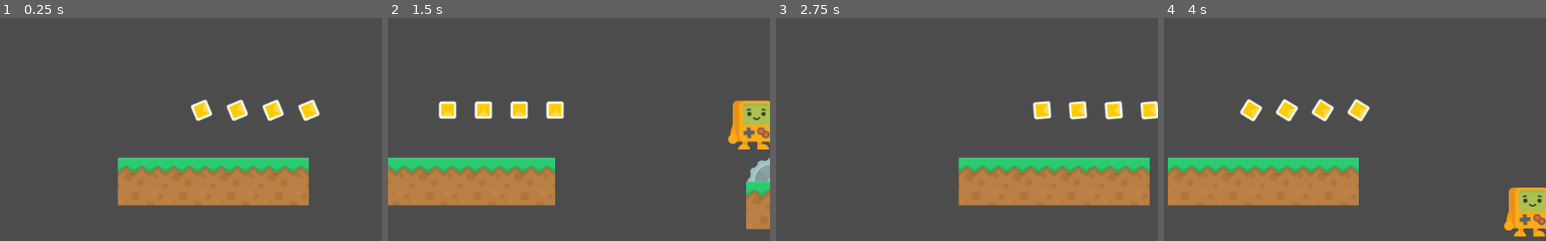
Above: before the commit, frames 1-4 (left to right).
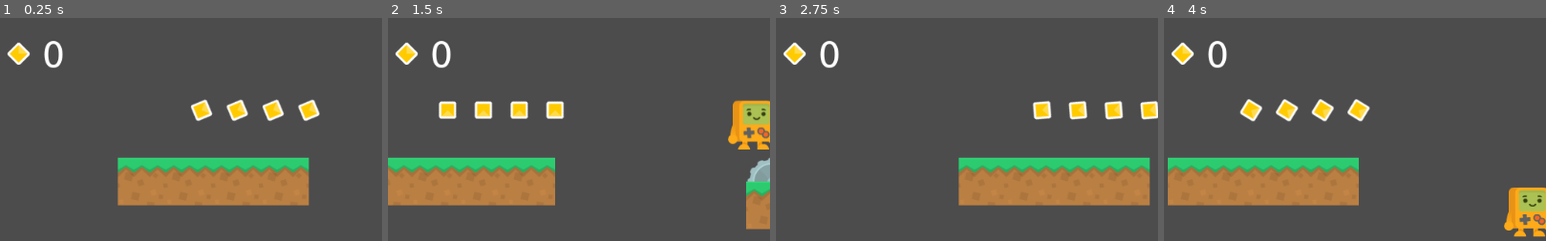
Above: after the commit, the same moments.

Repository: sirtau/Godot-Tutorial01
Game: Godot game, scene res://MainScene.tscn
The game is run twice, just before and just after one commit, with the same random seed, the same clock (stepped at 60 frames per second) and the same inputs.
Inputs:
- Up to frame 1 (0.25 s): no input
- Up to frame 2 (1.5 s): hold D (move_right) from 0.53 s (still down); tap W (jump) at 0.77 s
- Up to frame 3 (2.75 s): tap W (jump) at 1.52 s; release D (move_right) at 2.03 s; hold A (move_left) from 2.03 s (still down)
- Up to frame 4 (4 s): release A (move_left) at 2.78 s; hold D (move_right) from 2.78 s (still down); tap W (jump) at 3.02, 3.77 s
The pictures show only the part of the screen within x 2-52%, y 0-50%; the shares and areas given below are measured in that part.

The runs differ from the first frame. In frame 1, 0.7% of the frame differs, in the area x 2-17%, y 10-23%; in frame 2, 0.7%; in frame 3, 0.7%; in frame 4, 0.7%.

Commit message:
Coin Score connected, now increases on coin pickup
Added UI script to set the score based on the paramater passed in set_score_text(score).

Diff:
--- /dev/null
+++ b/Font/ubuntu_regular.tres
@@ -0,0 +1,7 @@
+[gd_resource type="DynamicFont" load_steps=2 format=2]
+
+[ext_resource path="res://Font/Ubuntu-Regular.ttf" type="DynamicFontData" id=1]
+
+[resource]
+size = 52
+font_data = ExtResource( 1 )
--- a/MainScene.tscn
+++ b/MainScene.tscn
@@ -1,10 +1,11 @@
-[gd_scene load_steps=6 format=2]
+[gd_scene load_steps=7 format=2]
 
 [ext_resource path="res://Player.tscn" type="PackedScene" id=1]
 [ext_resource path="res://Tile.tscn" type="PackedScene" id=2]
 [ext_resource path="res://CameraController.gd" type="Script" id=3]
 [ext_resource path="res://Enemy.tscn" type="PackedScene" id=4]
 [ext_resource path="res://Coin.tscn" type="PackedScene" id=5]
+[ext_resource path="res://UI.tscn" type="PackedScene" id=6]
 
 [node name="MainScene" type="Node2D"]
 
@@ -109,3 +110,7 @@
 position = Vector2( 512, 304 )
 current = true
 script = ExtResource( 3 )
+
+[node name="CanvasLayer" type="CanvasLayer" parent="."]
+
+[node name="UI" parent="CanvasLayer" instance=ExtResource( 6 )]
--- a/Player.gd
+++ b/Player.gd
@@ -8,7 +8,7 @@
 
 var vel : Vector2 = Vector2()
 
-
+onready var ui : Node = get_node("/root/MainScene/CanvasLayer/UI")
 onready var sprite : Sprite = get_node("Sprite")
 
 func _physics_process(delta):
@@ -36,3 +36,4 @@
 
 func collect_coin (value):
 	score += value
+	ui.set_score_text(score)
--- /dev/null
+++ b/UI.gd
@@ -0,0 +1,9 @@
+extends Control
+
+onready var scoreText = get_node("ScoreText")
+
+func _ready():
+	scoreText.text = "0"
+
+func set_score_text(score):
+	scoreText.text = str(score)
--- /dev/null
+++ b/UI.tscn
@@ -0,0 +1,35 @@
+[gd_scene load_steps=4 format=2]
+
+[ext_resource path="res://Sprites/Coin.png" type="Texture" id=1]
+[ext_resource path="res://Font/ubuntu_regular.tres" type="DynamicFont" id=2]
+[ext_resource path="res://UI.gd" type="Script" id=3]
+
+[node name="UI" type="Control"]
+anchor_right = 1.0
+anchor_bottom = 1.0
+script = ExtResource( 3 )
+__meta__ = {
+"_edit_use_anchors_": false
+}
+
+[node name="CoinTexture" type="TextureRect" parent="."]
+margin_left = 16.0
+margin_top = 16.0
+margin_right = 80.0
+margin_bottom = 80.0
+texture = ExtResource( 1 )
+__meta__ = {
+"_edit_use_anchors_": false
+}
+
+[node name="ScoreText" type="Label" parent="."]
+margin_left = 80.0
+margin_top = 16.0
+margin_right = 208.0
+margin_bottom = 80.0
+custom_fonts/font = ExtResource( 2 )
+text = "50"
+valign = 1
+__meta__ = {
+"_edit_use_anchors_": false
+}
